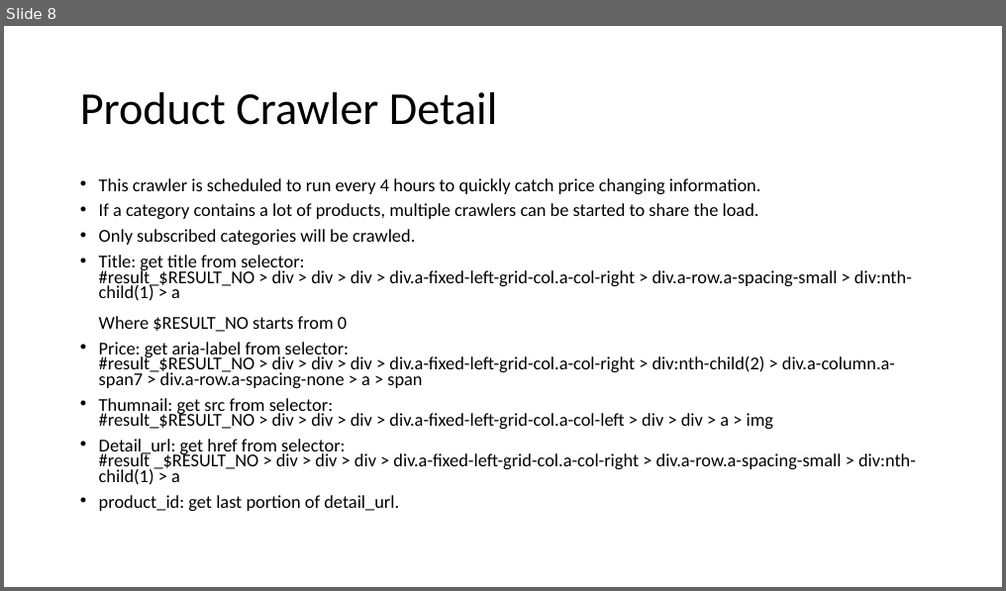
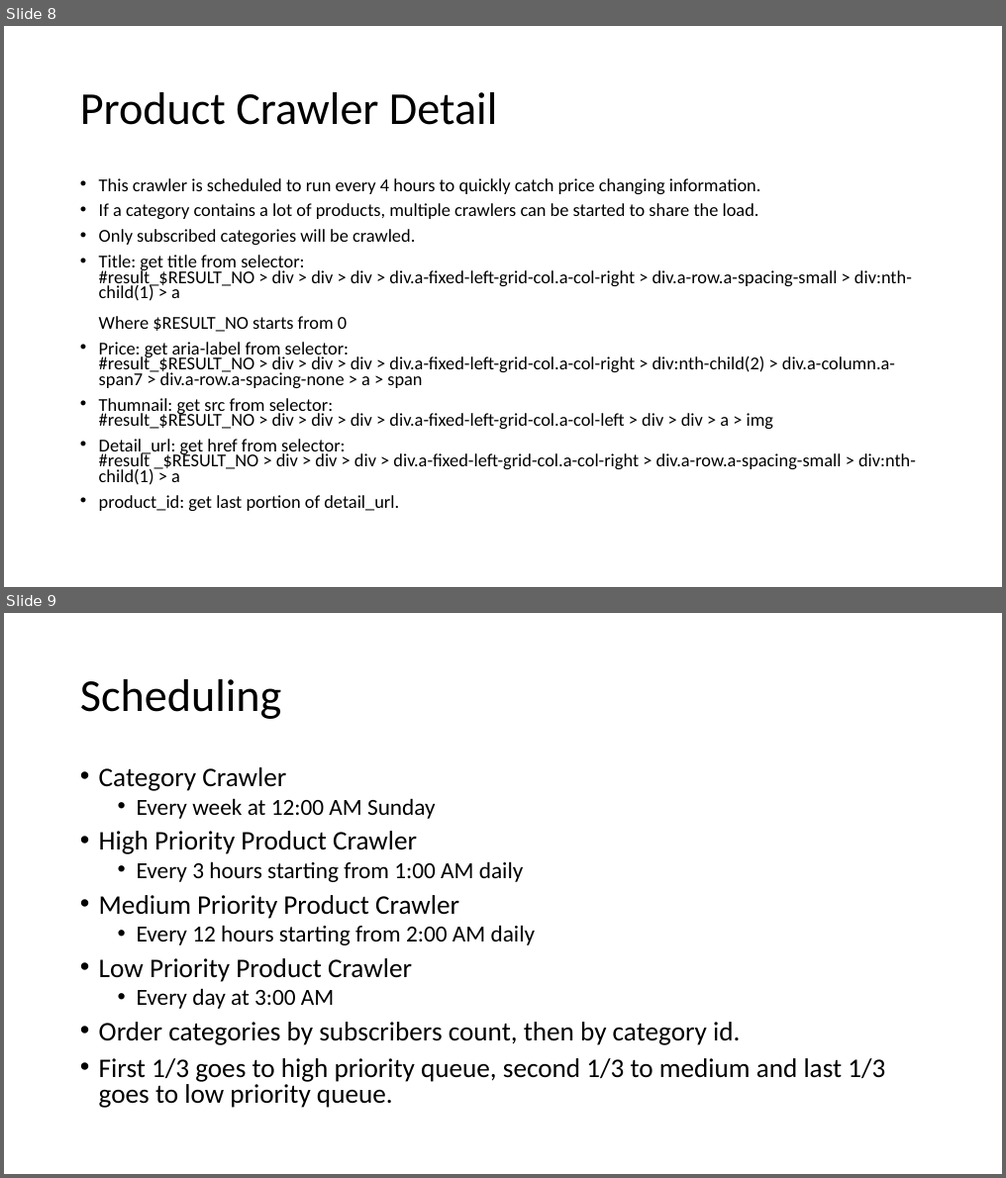
Before and after one commit to youhusky/price-monitoring-system, a slide deck: PriceMonitoringDesign.pptx. Shown one above the other, each under a label of ours: slide 8 before the commit, slides 8 and 9 after it. The pictures are 1006x591 and 1006x1178 pixels, drawn with LibreOffice and Linux fonts; fonts in the diff are those of the drawing. Boxes give left, top, right and bottom in pixels: in the first picture for what was removed or moved away, otherwise in the second. Text is boxed around its words. In the diff, an @@ line names an element or a change of style, - is before the commit and + after.

Commit message:
Add logic to assign category priorities

```diff
--- a/PriceMonitoringDesign.pptx
+++ b/PriceMonitoringDesign.pptx
@@ slide 9 added at <box>4,613,1002,1174</box>, background #FFFFFF @@
@@ title added at <box>80,679,282,719</box>, 44 pt, text #000000 @@
+Scheduling
@@ text added at <box>99,767,885,1108</box>, 25.9 pt, text #000000 @@
+• Category Crawler
+  • Every week at 12:00 AM Sunday
+• High Priority Product Crawler
+  • Every 3 hours starting from 1:00 AM daily
+• Medium Priority Product Crawler
+  • Every 12 hours starting from 2:00 AM daily
+• Low Priority Product Crawler
+  • Every day at 3:00 AM
+• Order categories by subscribers count, then by category id.
+• First 1/3 goes to high priority queue, second 1/3 to medium and last 1/3 goes to low priority queue.
```
Also in this commit, not shown: 10 other files.
